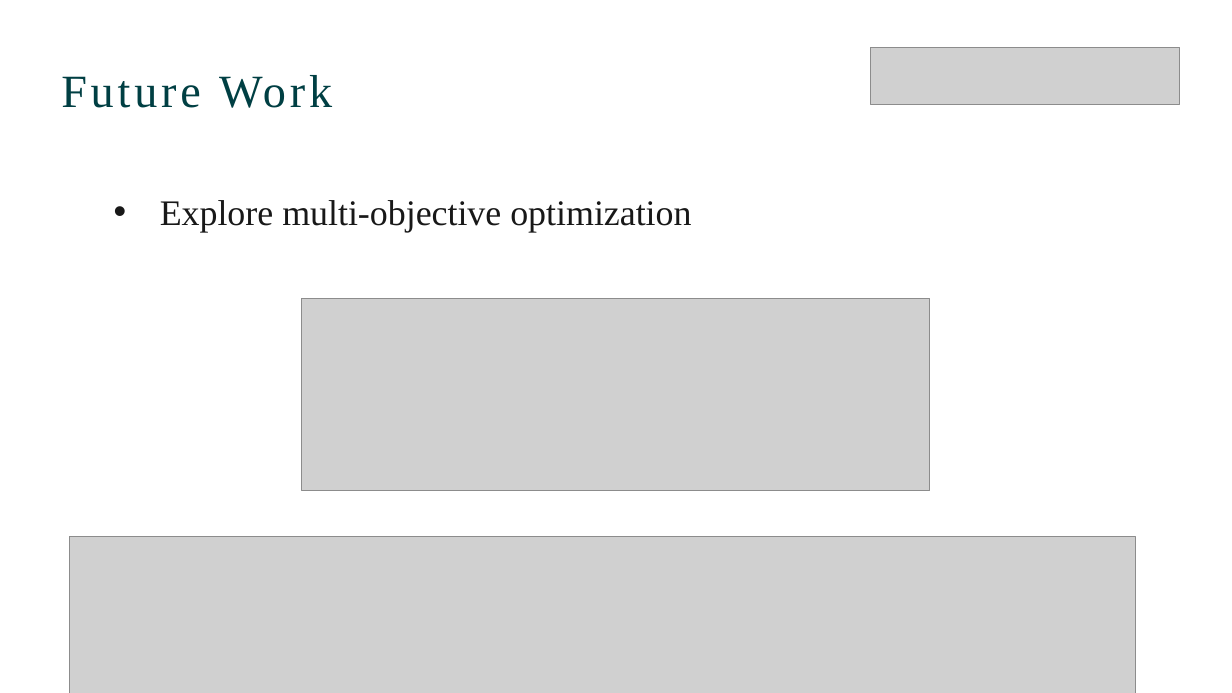
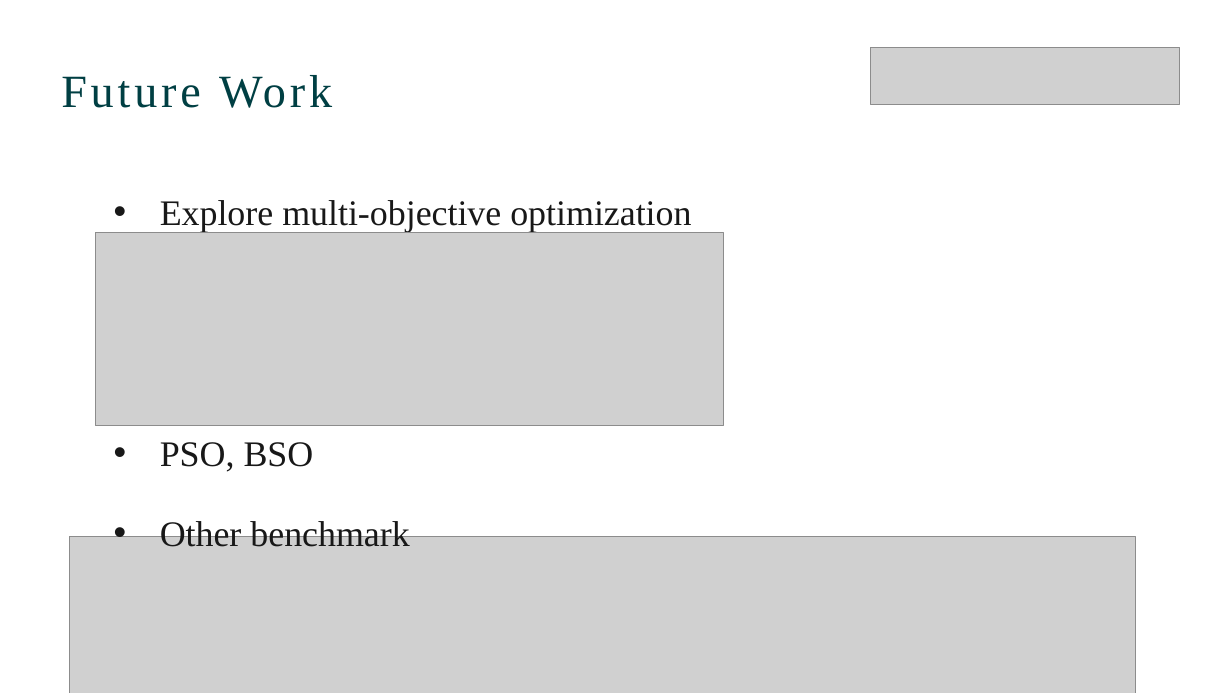
Before and after one commit to chenyicc/fxx_project, a slide deck: slide 11 of nasbench-master/第8组_中期.pptx (slide 13 before the commit). Drawn at 1232x693 pixels with LibreOffice and Linux fonts; fonts in the diff are those of the drawing; grey boxes stand for pictures. Boxes give left, top, right and bottom in pixels: in the first picture for what was removed or moved away, otherwise in the second. Text is boxed around its words. In the diff, an @@ line names an element or a change of style, - is before the commit and + after.

```diff
--- a/nasbench-master/第8组_中期.pptx
+++ b/nasbench-master/第8组_中期.pptx
@@ picture: place and size @@
-picture at [302,299,931,492]
+picture at [95,233,724,426]
@@ text at [160,442,409,547]: paragraphs added @@
+• PSO, BSO
+• Other benchmark
```
Also in this commit, not shown: 5 other slides changed, 4 slides added, 5 slides removed.
